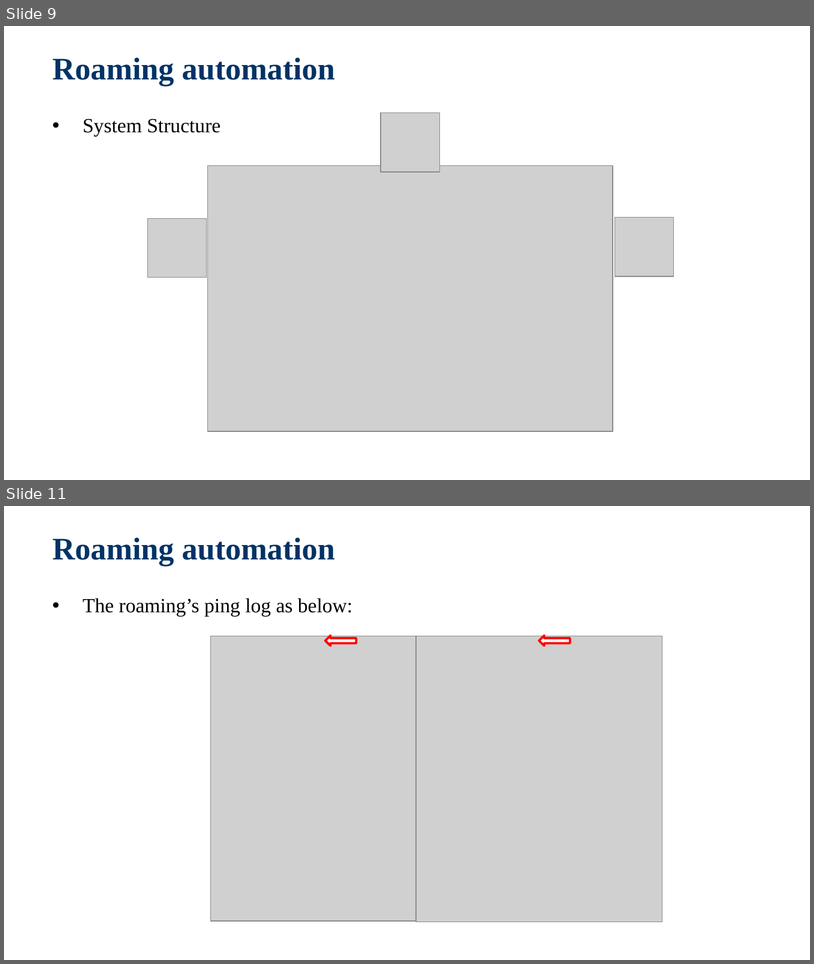
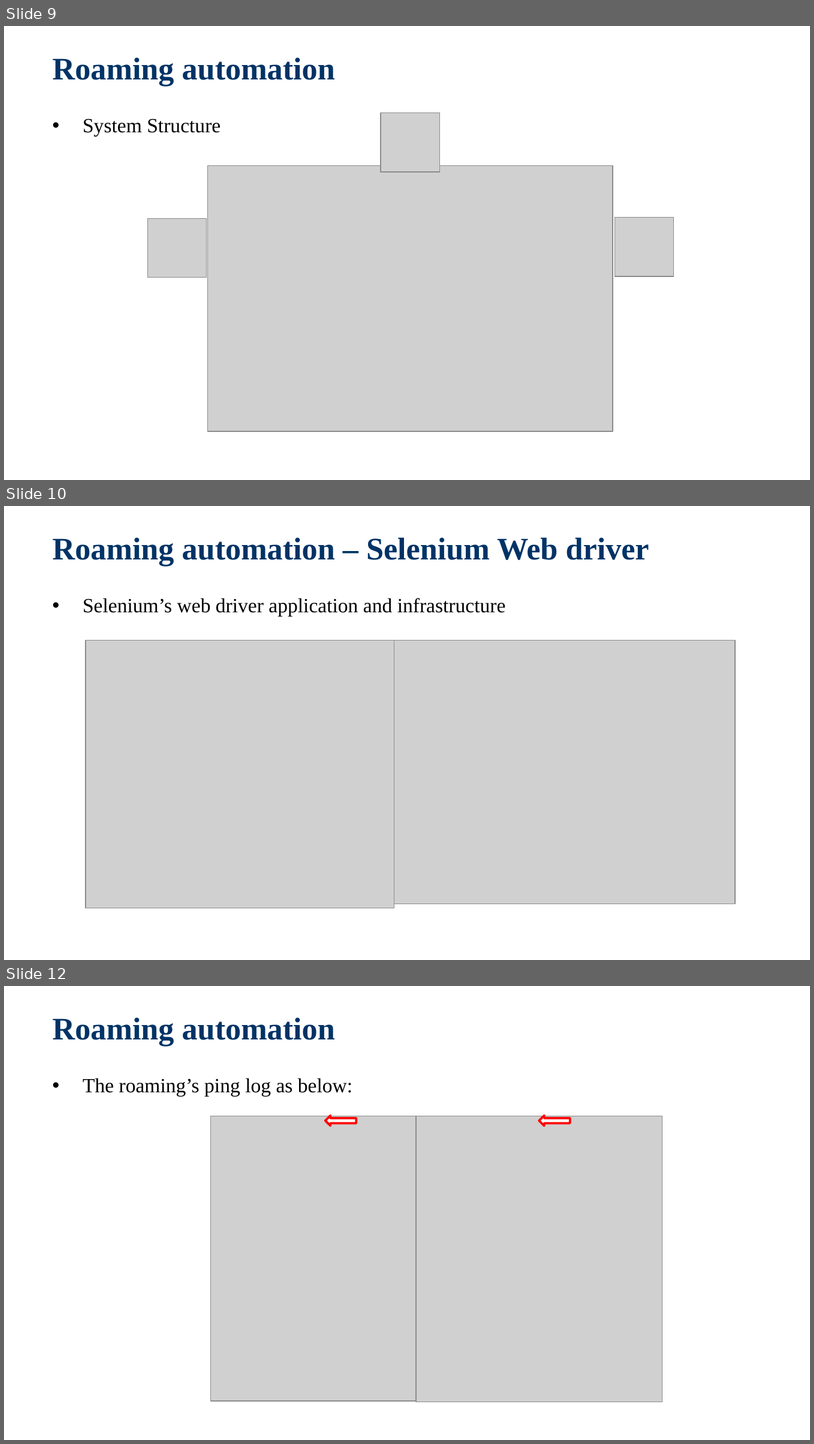
Before and after one commit to jackiejay888/automation, a slide deck: kpi/Test Automation_Demo.pptx. Shown one above the other, each under a label of ours: slides 9 and 11 before the commit, slides 9, 10 and 12 after it; the slides between them are not shown. The pictures are 814x964 and 814x1444 pixels, drawn with LibreOffice and Linux fonts; fonts in the diff are those of the drawing; grey boxes stand for pictures; background and template pictures are left out. Boxes give left, top, right and bottom in pixels: in the first picture for what was removed or moved away, otherwise in the second. Text is boxed around its words. In the diff, an @@ line names an element or a change of style, - is before the commit and + after.

```diff
--- a/kpi/Test Automation_Demo.pptx
+++ b/kpi/Test Automation_Demo.pptx
@@ slide 10 added at <box>4,506,810,960</box>, background picture (left out) @@
@@ title added at <box>53,537,650,566</box>, 28 pt, text #003366, bold @@
+Roaming automation – Selenium Web driver
@@ text added at <box>83,598,506,616</box>, 18 pt, text #000000 @@
+• Selenium’s web driver application and infrastructure
@@ picture added at <box>86,640,394,907</box> @@
@@ picture added at <box>394,640,735,904</box> @@
@@ what was slide 11 is now slide 12 @@
```
Also in this commit, not shown: 10 slides changed, 1 other file.
